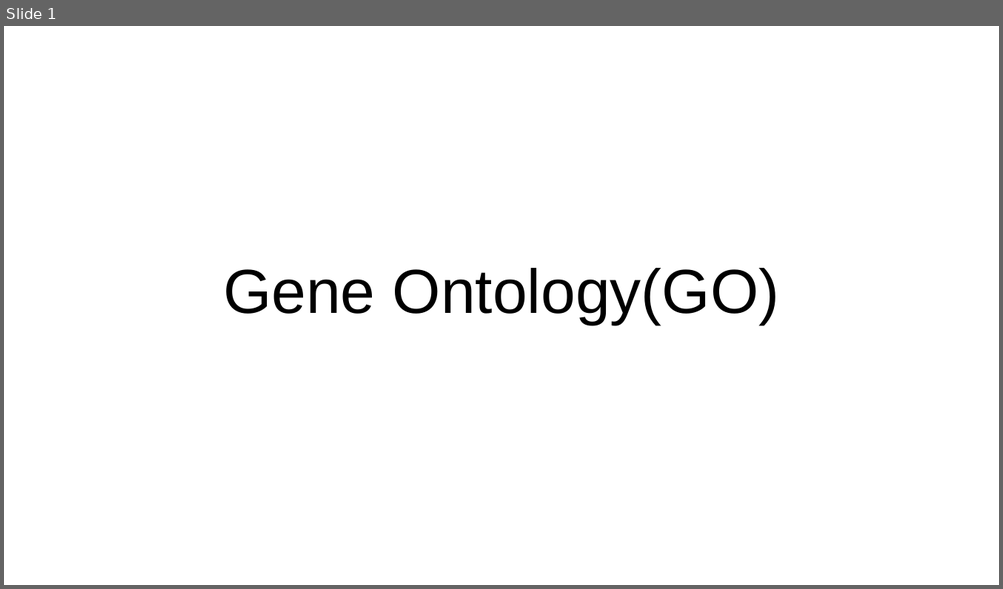
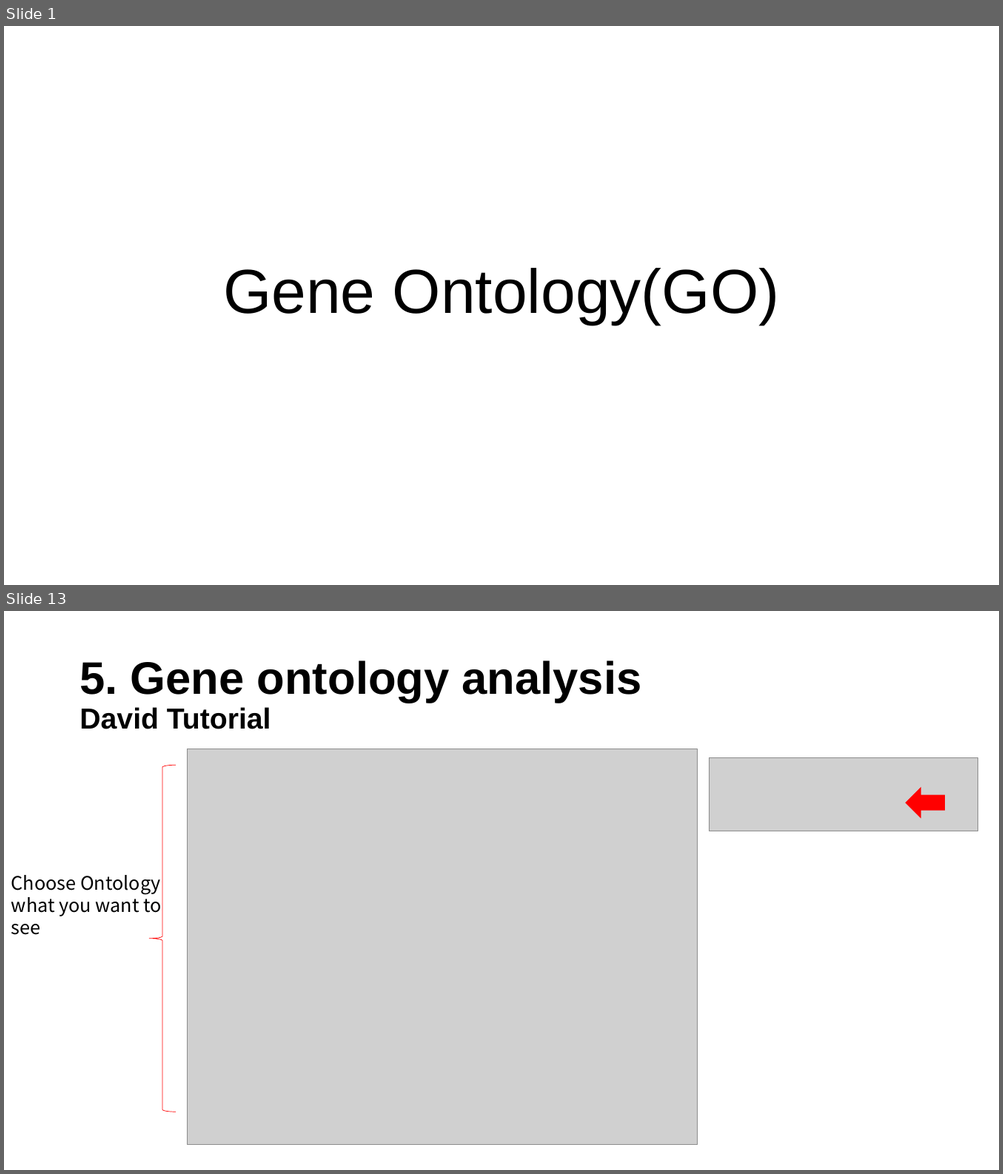
Before and after one commit to Khreat0205/Education_BulkRNAseq, a slide deck: Presentation/5. Gene Ontology analysis.pptx. Shown one above the other, each under a label of ours: slide 1 before the commit, slides 1 and 13 after it; the slides between them are not shown. The pictures are 1003x589 and 1003x1174 pixels, drawn with LibreOffice and Linux fonts; fonts in the diff are those of the drawing; grey boxes stand for pictures. Boxes give left, top, right and bottom in pixels: in the first picture for what was removed or moved away, otherwise in the second. Text is boxed around its words. In the diff, an @@ line names an element or a change of style, - is before the commit and + after.

```diff
--- a/Presentation/5. Gene Ontology analysis.pptx
+++ b/Presentation/5. Gene Ontology analysis.pptx
@@ slide 13 added at <box>4,611,999,1170</box>, background #FFFFFF @@
@@ title added at <box>79,661,642,729</box>, 44 pt, text #000000, bold @@
+5. Gene ontology analysis
+David Tutorial
@@ left brace added at <box>149,766,176,1113</box>, outline #FF0000 0.5 pt @@
@@ picture added at <box>188,749,697,1145</box> @@
@@ picture added at <box>709,758,978,831</box> @@
@@ down arrow added at <box>906,789,944,817</box>, fill #FF0000, outline #FF0000 1 pt @@
@@ text added at <box>11,875,161,935</box>, 18 pt, text #000000 @@
+Choose Ontology what you want to see
```
Also in this commit, not shown: 8 slides changed, 4 other slides added, 3 slides removed.
